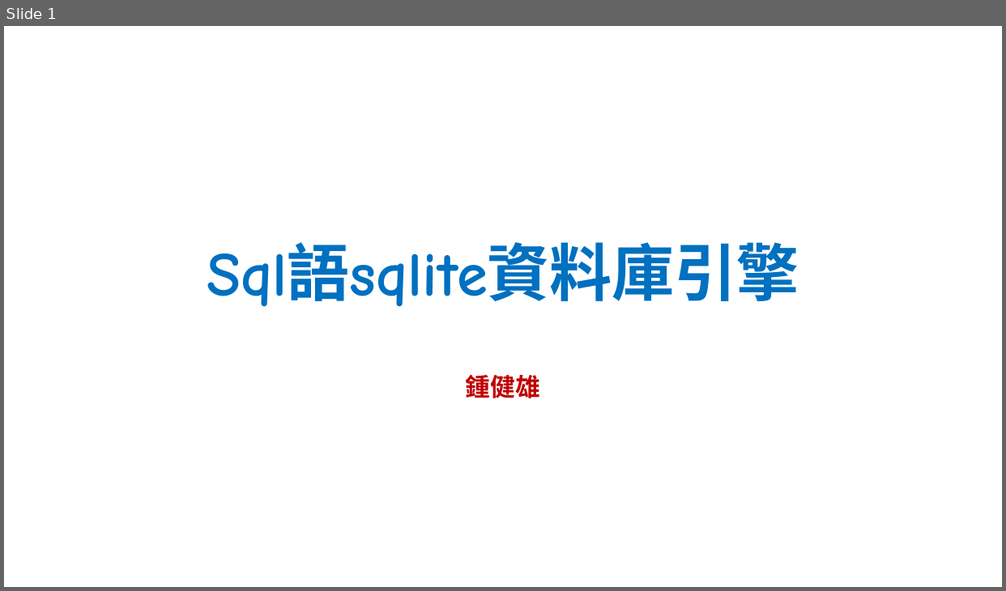
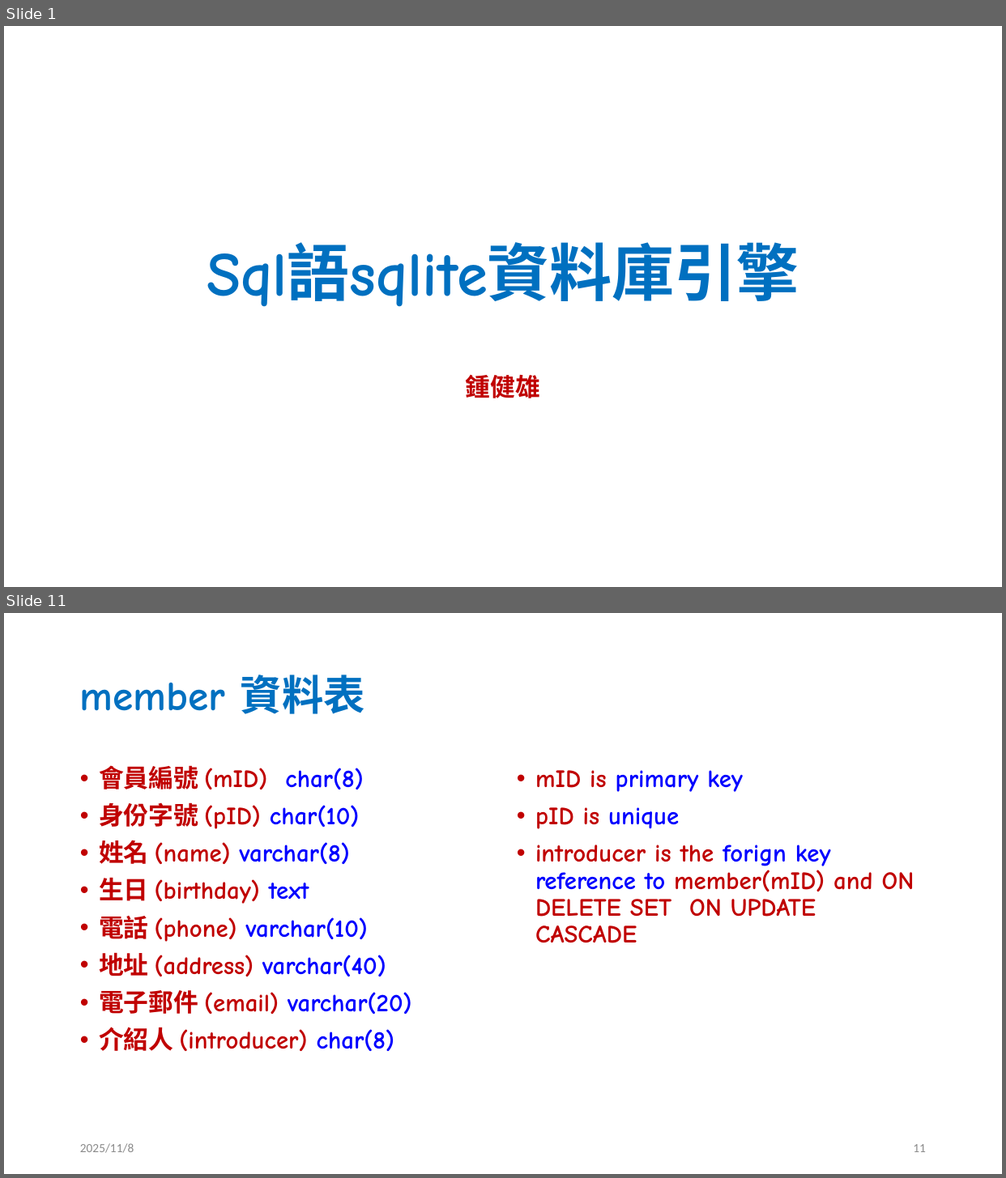
Before and after one commit to jc7qx/2025DB, a slide deck: slides/w11SQL1.pptx. Shown one above the other, each under a label of ours: slide 1 before the commit, slides 1 and 11 after it; the slides between them are not shown. The pictures are 1006x591 and 1006x1178 pixels, drawn with LibreOffice and Linux fonts; fonts in the diff are those of the drawing. Boxes give left, top, right and bottom in pixels: in the first picture for what was removed or moved away, otherwise in the second. Text is boxed around its words. In the diff, an @@ line names an element or a change of style, - is before the commit and + after.

```diff
--- a/slides/w11SQL1.pptx
+++ b/slides/w11SQL1.pptx
@@ slide 11 added at bbox=[4, 613, 1002, 1174], background #FFFFFF @@
@@ title added at bbox=[80, 675, 365, 714], 40 pt, text #0070C0, bold @@
+member 資料表
@@ text added at bbox=[99, 766, 411, 1051], 24 pt, text #C00000, bold @@
+• 會員編號 (mID) char(8)
+• 身份字號 (pID) char(10)
+• 姓名 (name) varchar(8)
+• 生日 (birthday) text
+• 電話 (phone) varchar(10)
+• 地址 (address) varchar(40)
+• 電子郵件 (email) varchar(20)
+• 介紹人 (introducer) char(8)
@@ text added at bbox=[535, 770, 914, 943], 24 pt, text #C00000, bold @@
+• mID is primary key
+• pID is unique
+• introducer is the forign key reference to member(mID) and ON DELETE SET ON UPDATE CASCADE
@@ text added at bbox=[80, 1144, 134, 1153], 12 pt, text #8C8C8C @@
+2025/11/8
@@ page number added at bbox=[913, 1144, 926, 1152], 12 pt, text #8C8C8C @@
+11
```
Also in this commit, not shown: 50 slides changed, 5 other files.
